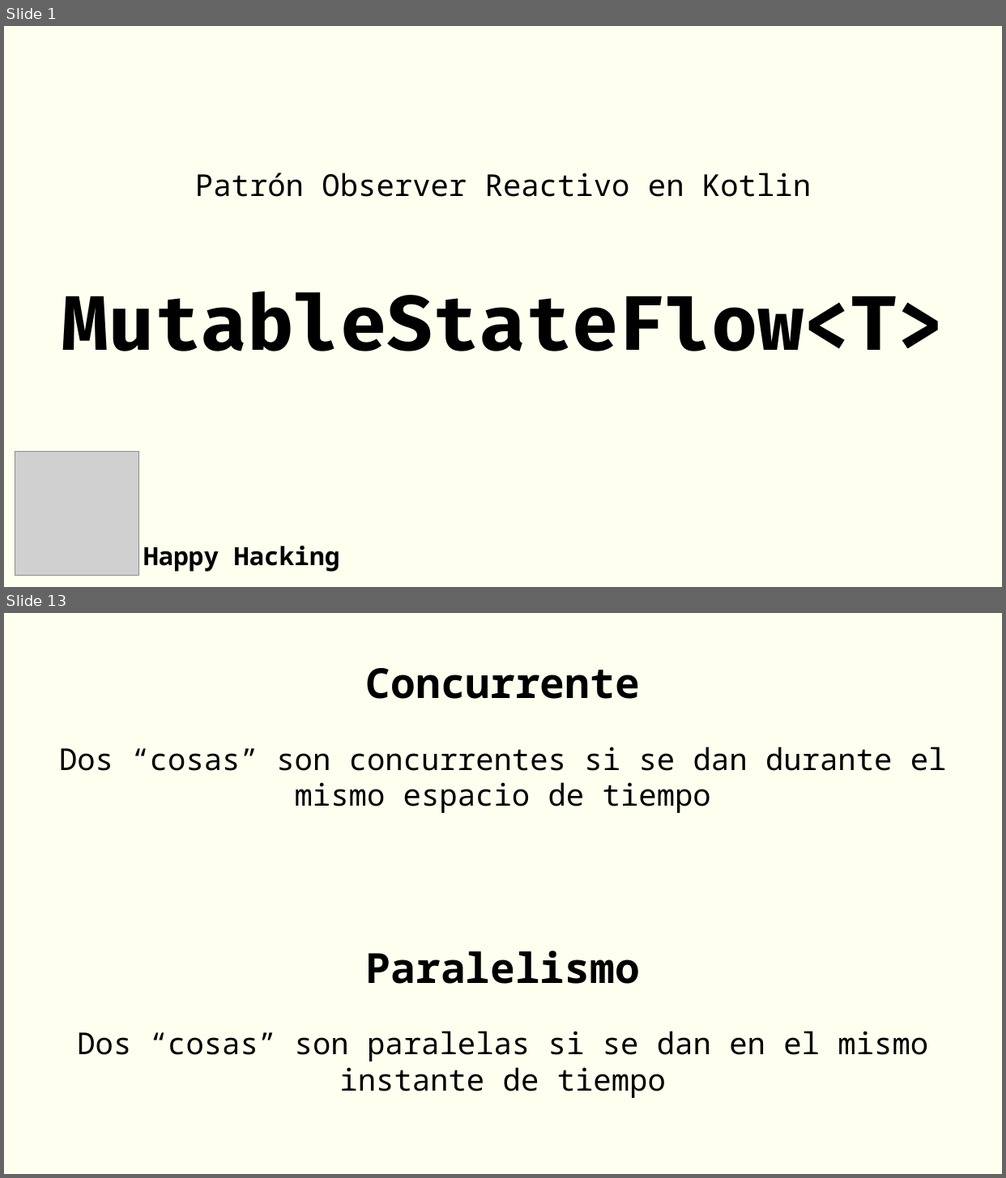
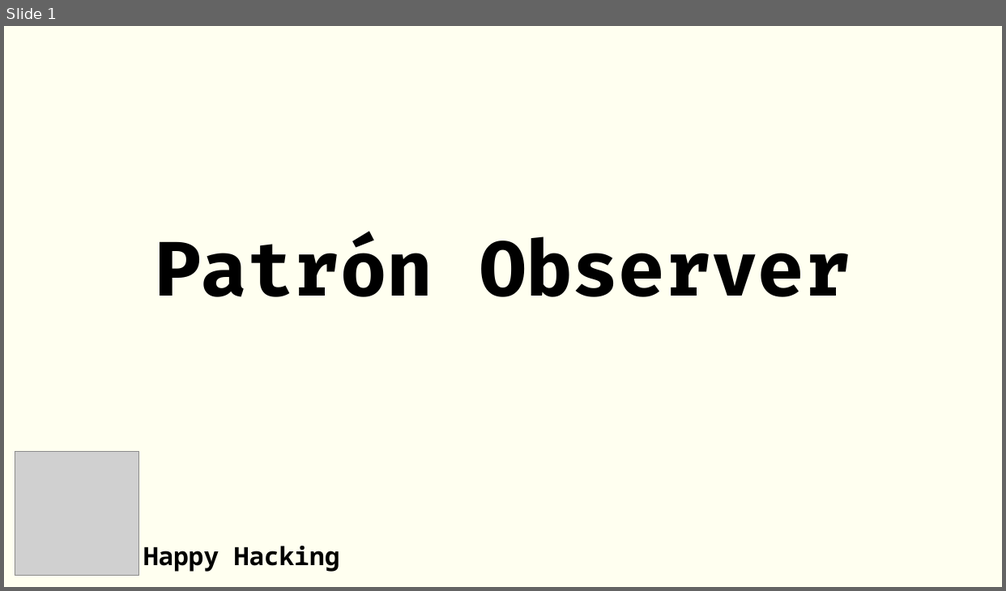
Before and after one commit to rgmf/psp, a slide deck: ut/02_programacion_multihilo/presentacion/mutable_state_flow.odp. Shown one above the other, each under a label of ours: slides 1 and 13 before the commit, slide 1 after it; the slides between them are not shown. The pictures are 1006x1178 and 1006x591 pixels, drawn with LibreOffice and Linux fonts; fonts in the diff are those of the drawing; grey boxes stand for pictures. Boxes give left, top, right and bottom in pixels: in the first picture for what was removed or moved away, otherwise in the second. Text is boxed around its words. In the diff, an @@ line names an element or a change of style, - is before the commit and + after.

```diff
--- a/ut/02_programacion_multihilo/presentacion/mutable_state_flow.odp
+++ b/ut/02_programacion_multihilo/presentacion/mutable_state_flow.odp
@@ slide 13 removed at (4,613,1002,1174), background #FFFFF0 @@
@@ title removed at (366,668,640,699) @@
-Concurrente
@@ text removed at (59,747,947,813) @@
-Dos “cosas” son concurrentes si se dan durante el mismo espacio de tiempo
@@ title removed at (366,951,640,984) @@
-Paralelismo
@@ text removed at (77,1031,928,1098) @@
-Dos “cosas” son paralelas si se dan en el mismo instante de tiempo
@@ slide 1 changed as well @@
@@ subtitle at (155,235,850,297): text changed; size 24 to 60 pt; font Noto Sans Mono to Fira Code; bold on @@
-Patrón Observer Reactivo en Kotlin
-MutableStateFlow<T>
+Patrón Observer
```
Also in this commit, not shown: 7 slides added, 28 other slides removed, 2 other files.
